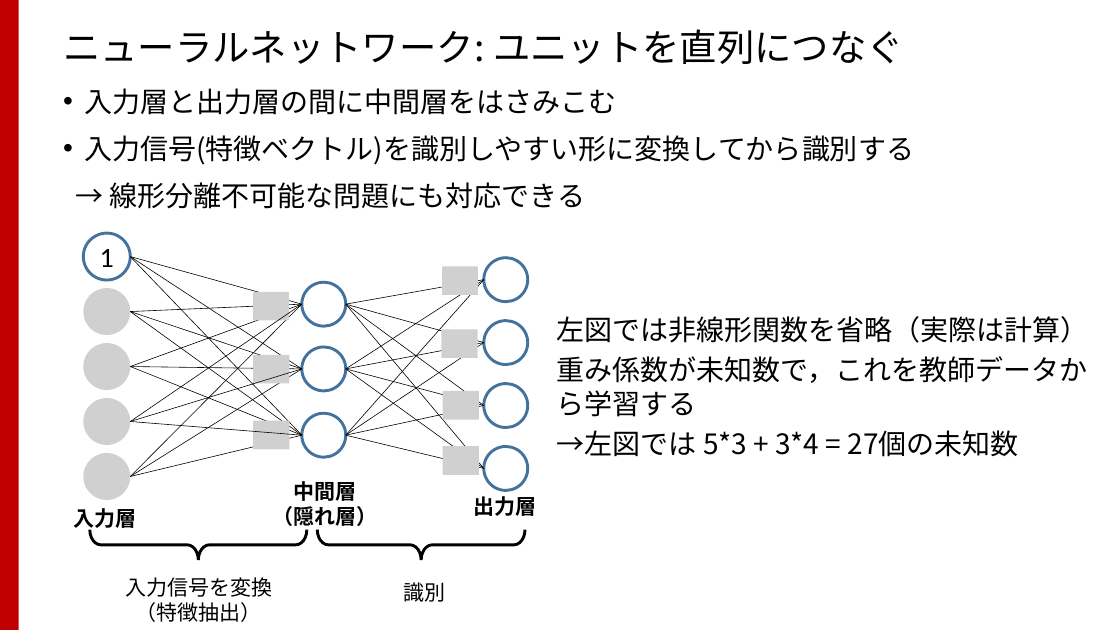
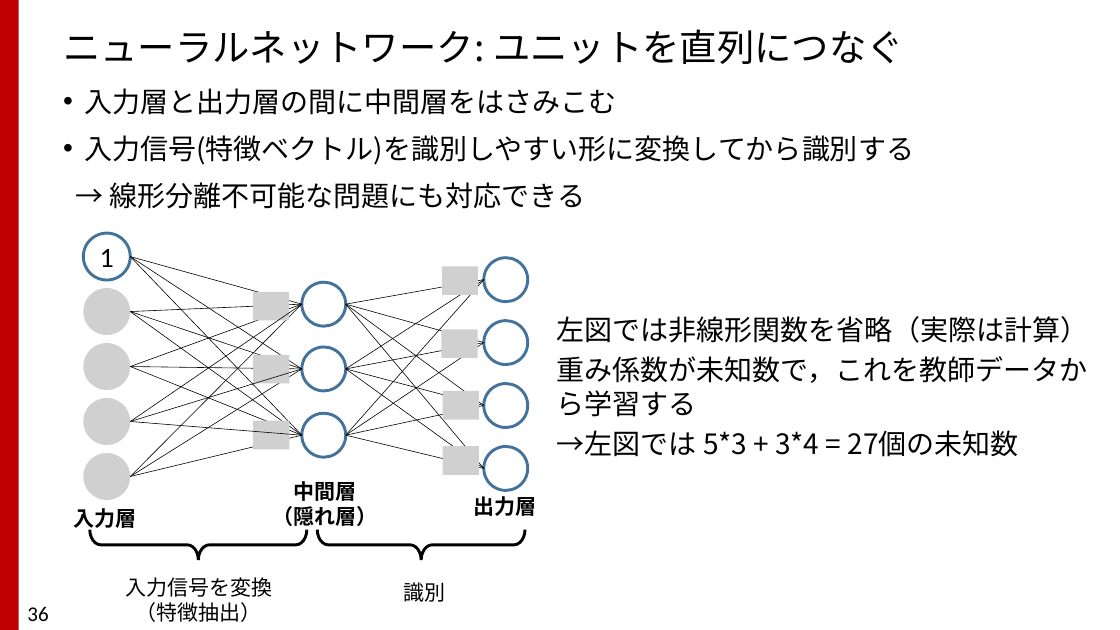
Before and after one commit to TakashiIjiri/TakashiIjiri.github.io, a slide deck: slide 36 of classes/dm2017/DigitalMedia2_11.pptx. Drawn at 1120x630 pixels with LibreOffice and Linux fonts; fonts in the diff are those of the drawing; grey boxes stand for pictures. Boxes give left, top, right and bottom in pixels: in the first picture for what was removed or moved away, otherwise in the second. Text is boxed around its words. In the diff, an @@ line names an element or a change of style, - is before the commit and + after.

```diff
--- a/classes/dm2017/DigitalMedia2_11.pptx
+++ b/classes/dm2017/DigitalMedia2_11.pptx
@@ page number added at box(27, 606, 48, 621), 18 pt, text #000000 @@
+36
```
Also in this commit, not shown: 47 other slides changed, 3 other files.
